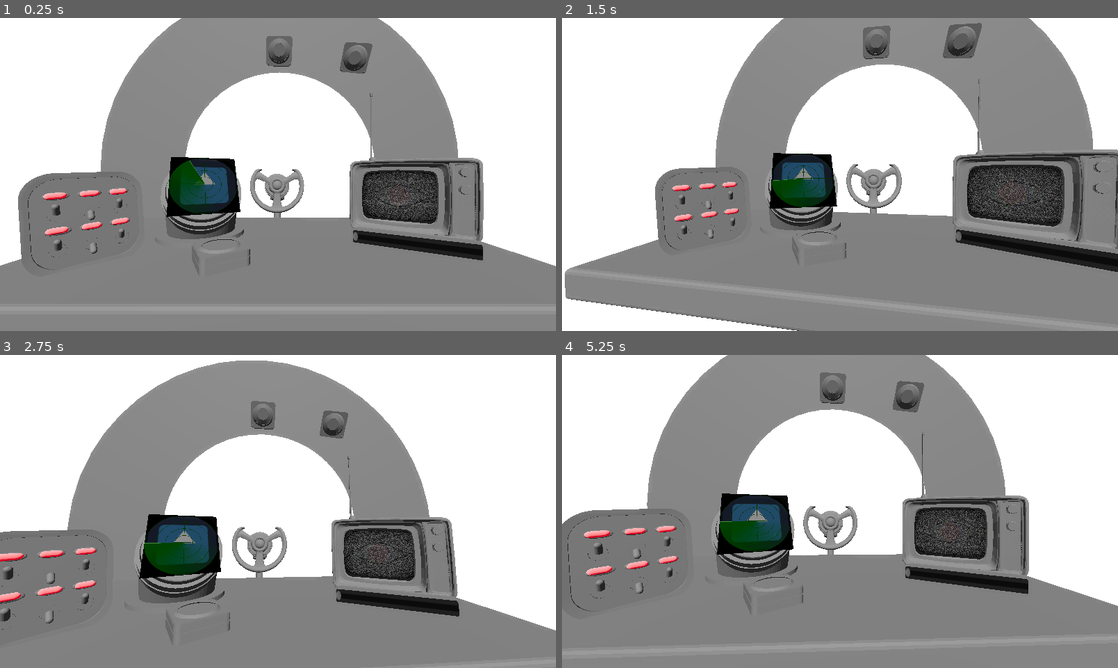
Above: before the commit, frames 1-4 (two rows, left to right).
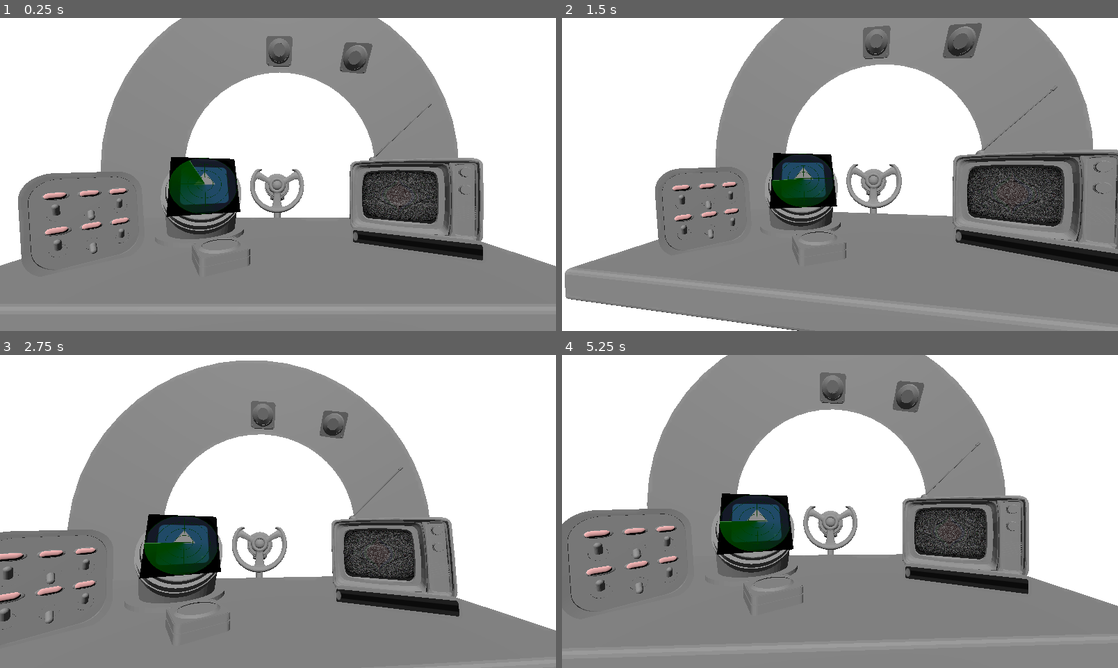
Above: after the commit, the same moments.

Repository: YAGOTAGO/UnderPressure
Game: Godot game, scene res://scenes/main.tscn
Two runs of this game, one before a commit and one after it. Both use one fixed random seed, a clock stepped at 60 frames per second and the inputs below. The engine's default icon, where the game draws it, is replaced by a stand-in: a white triangle on a blue panel in a dark square.
Inputs (mouse positions are in pixels of both pictures, inside the frame that each line leads up to):
- Up to frame 1 (0.25 s): no input
- Up to frame 2 (1.5 s): move the mouse to (962, 158) at 0.52 s; click (962, 158) at 0.6 s; drag from (728, 190) to (812, 237) at 1.27 s
- Up to frame 3 (2.75 s): move the mouse to (333, 442) at 2.02 s; click (333, 442) at 2.1 s
- Up to frame 4 (5.25 s): drag from (812, 574) to (673, 464) at 2.77 s; move the mouse to (1006, 558) at 3.52 s; click (1006, 558) at 3.6 s; drag from (673, 464) to (756, 433) at 4.27 s; move the mouse to (867, 511) at 5.02 s; click (867, 511) at 5.1 s

The runs differ from the first frame. In frame 1, 0.3% of the frame differs, in the area x 7-78%, y 24-70%; in frame 2, 0.2%; in frame 3, 0.4%, in the area x 0-73%, y 32-80%; in frame 4, 0.4%.

Commit message:
Fixed antenna

Diff:
--- a/assets/switch_board/Switch3D.gd
+++ b/assets/switch_board/Switch3D.gd
@@ -21,6 +21,9 @@
 		light.set_surface_override_material(0, mat)
 	else:
 		switch.rotate_x(1.5)
+		var mat = light.get_surface_override_material(0)
+		mat.emission = Color(0.0, 0.0, 0.0)
+		light.set_surface_override_material(0, mat)
 
 
 # Called every frame. 'delta' is the elapsed time since the previous frame.
--- a/assets/tv/tv.gd
+++ b/assets/tv/tv.gd
@@ -25,7 +25,7 @@
 func update_rotation(value: float)-> void:
 	var rotation: int  = MIN_ROTATION + (value / slider.max_value) * (MAX_ROTATION - MIN_ROTATION)
 	print(rotation)
-	antenna.rotation_degrees.z = value
+	antenna.rotation_degrees.z = rotation
 
 func update_tv_noise() -> void:
 	var distance: float = abs(slider.value - target_value)
